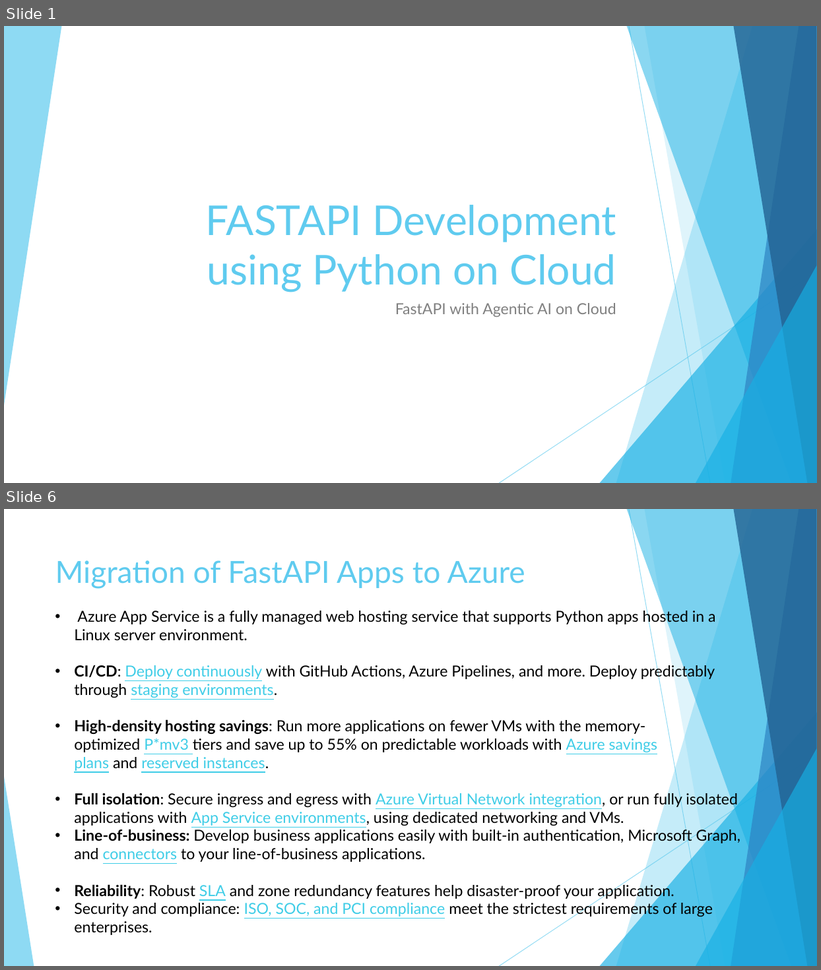
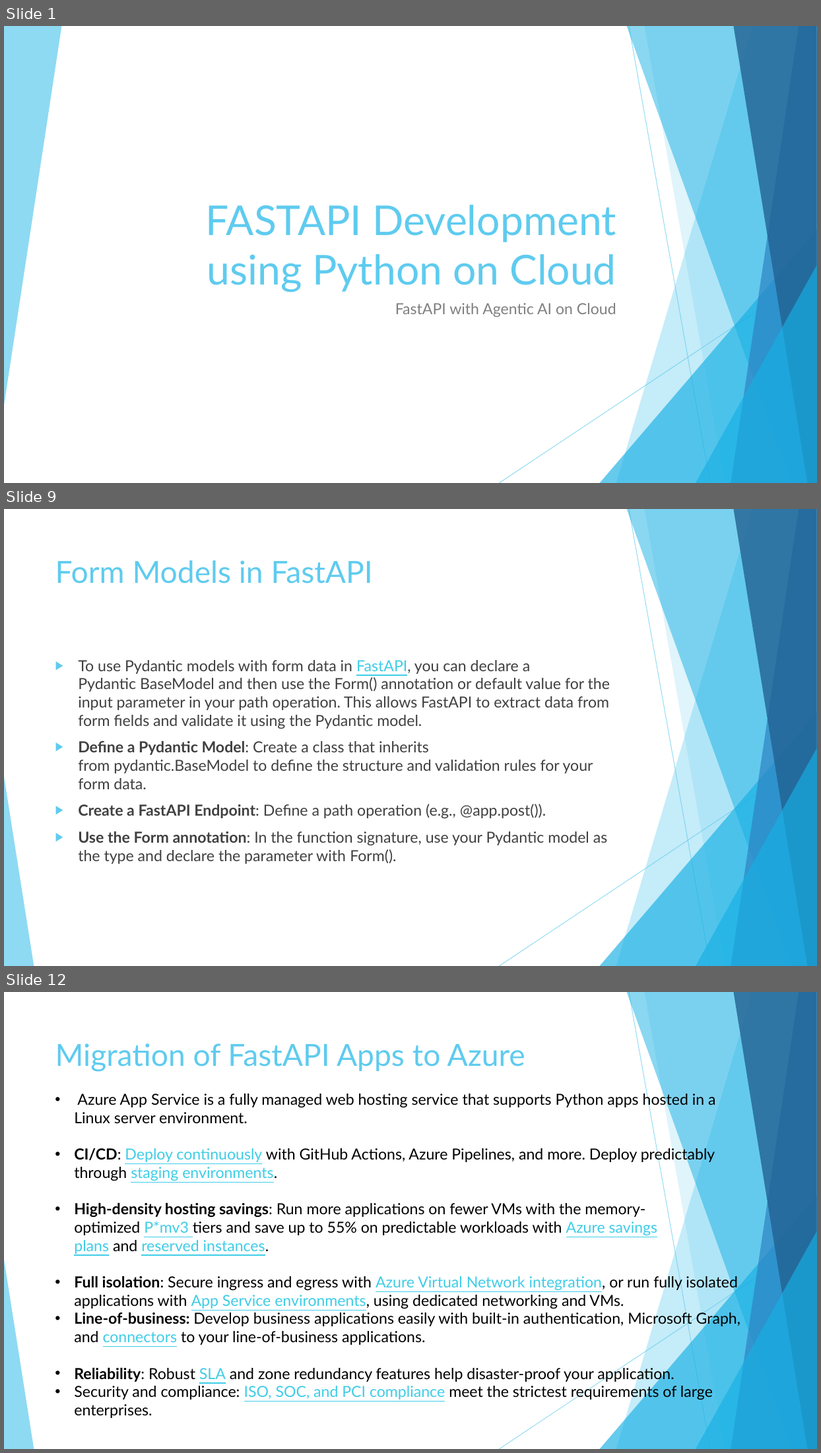
Before and after one commit to imcuteani/FastAPI-PythonAI-Development, a slide deck: Slides/Day-3/FASTAPI Development using Python on Cloud-Day3.pptx. Shown one above the other, each under a label of ours: slides 1 and 6 before the commit, slides 1, 9 and 12 after it; the slides between them are not shown. The pictures are 821x970 and 821x1453 pixels, drawn with LibreOffice and Linux fonts; fonts in the diff are those of the drawing. Boxes give left, top, right and bottom in pixels: in the first picture for what was removed or moved away, otherwise in the second. Text is boxed around its words. In the diff, an @@ line names an element or a change of style, - is before the commit and + after.

```diff
--- a/Slides/Day-3/FASTAPI Development using Python on Cloud-Day3.pptx
+++ b/Slides/Day-3/FASTAPI Development using Python on Cloud-Day3.pptx
@@ slide 9 added at (x1=4, y1=509, x2=817, y2=966), background #FFFFFF; not listed: 10 template elements that a slide beside it also shows @@
@@ title added at (x1=55, y1=560, x2=373, y2=584), 36 pt, text #5FCBEF @@
+Form Models in FastAPI
@@ text added at (x1=78, y1=660, x2=610, y2=864), 18 pt, text #404040 @@
+▶ To use Pydantic models with form data in FastAPI, you can declare a Pydantic BaseModel and then use the Form() annotation or default value for the input parameter in your path operation. This allows FastAPI to extract data from form fields and validate it using the Pydantic model.
+▶ Define a Pydantic Model: Create a class that inherits from pydantic.BaseModel to define the structure and validation rules for your form data.
+▶ Create a FastAPI Endpoint: Define a path operation (e.g., @app.post()).
+▶ Use the Form annotation: In the function signature, use your Pydantic model as the type and declare the parameter with Form().
@@ what was slide 6 is now slide 12 @@
```
Also in this commit, not shown: 3 slides changed, 11 other slides added, 8 other files.
